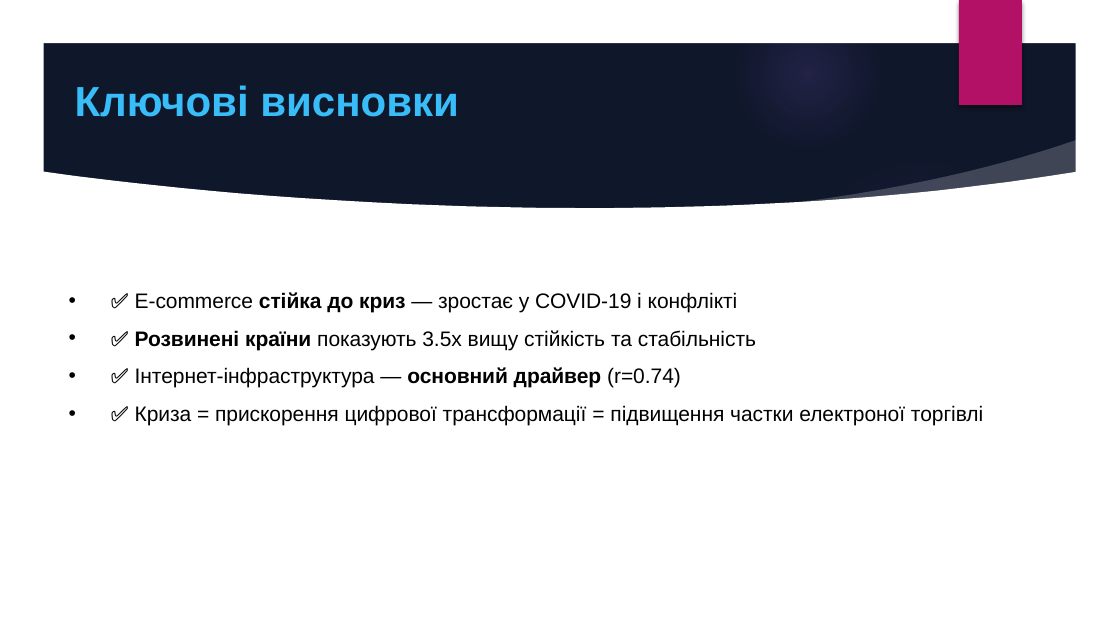
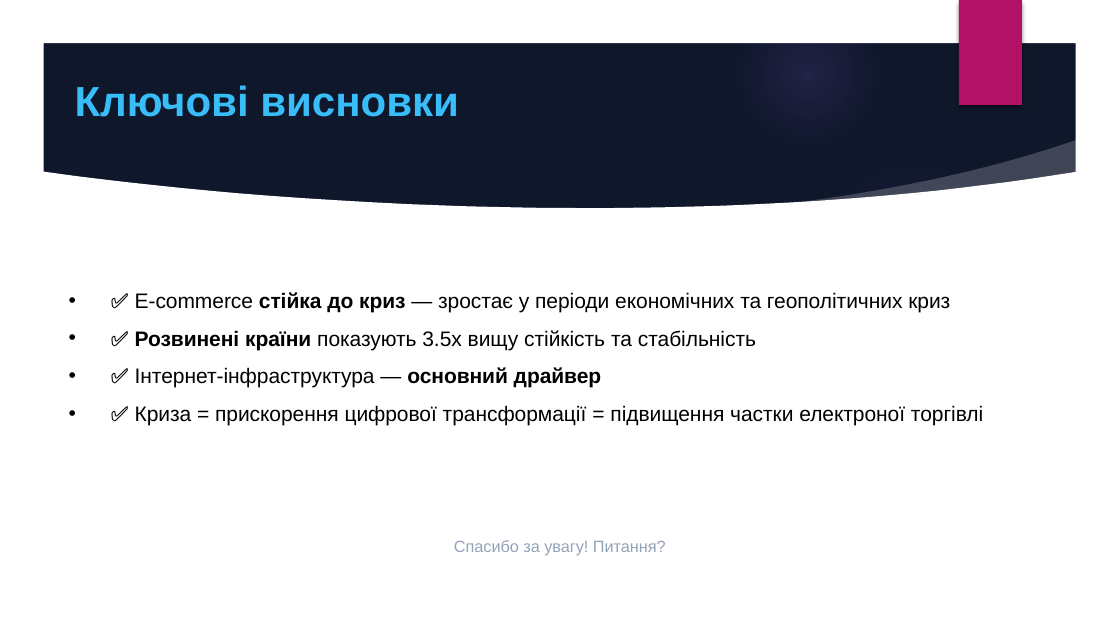
Before and after one commit to Anti4ris98/Master_Research, a slide deck: slide 12 of E-commerce Resilience Defense.pptx (slide 10 before the commit). Drawn at 1120x630 pixels with LibreOffice and Linux fonts; fonts in the diff are those of the drawing; background and template pictures are left out. Boxes give left, top, right and bottom in pixels: in the first picture for what was removed or moved away, otherwise in the second. Text is boxed around its words. In the diff, an @@ line names an element or a change of style, - is before the commit and + after.

```diff
--- a/E-commerce Resilience Defense.pptx
+++ b/E-commerce Resilience Defense.pptx
@@ text at [135, 292, 950, 312]: text changed @@
-• ✅ E-commerce стійка до криз — зростає у COVID-19 і конфлікті
+• ✅ E-commerce стійка до криз — зростає у періоди економічних та геополітичних криз
@@ text at [135, 367, 601, 388]: text changed @@
-• ✅ Інтернет-інфраструктура — основний драйвер (r=0.74)
+• ✅ Інтернет-інфраструктура — основний драйвер
@@ text added at [454, 540, 666, 555], 10.5 pt, text #94A3B8 @@
+Спасибо за увагу! Питання?
```
Also in this commit, not shown: 8 other slides changed, 1 slide added, 19 other files.
